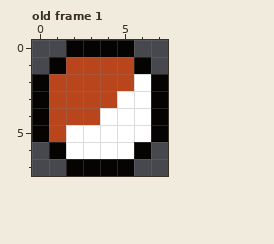
Two states of a pixel-art file, art/bobber.aseprite. That is the earlier state.
8x8 pixels, 1 frame. Shown: old frame 1. The commit also changed other frames, which this record leaves out.
New version:
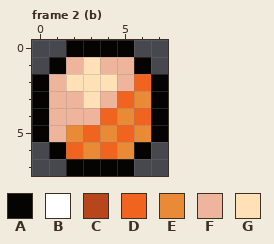
Palette (. is transparent): A #050403  B #ffffff  C #b9451d  D #f1641f  E #e88a36  F #eeb59c  G #ffe0b7
A new or re-ordered frame is compared with the old frame closest to it.
The edit:
frames 1 -> 8
Changed rows in their new state; - is an unchanged pixel.
Frame 2 (b) is new; against old frame 1:
first column x 1:
1 -FGFF-
2 FGGGFD
3 FFGFDE
4 FFFDED
5 FEDEDE
6 -DEDE-
Where, in picture pixels (left, top, right, bottom), the same in both pictures:
changed: (49, 57, 151, 159)
